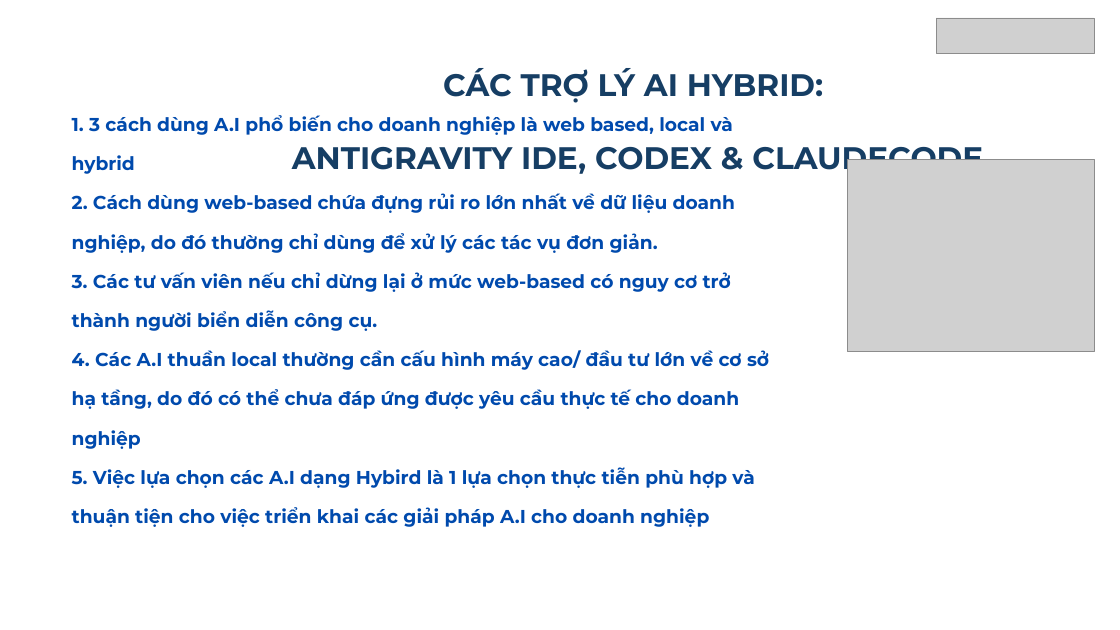
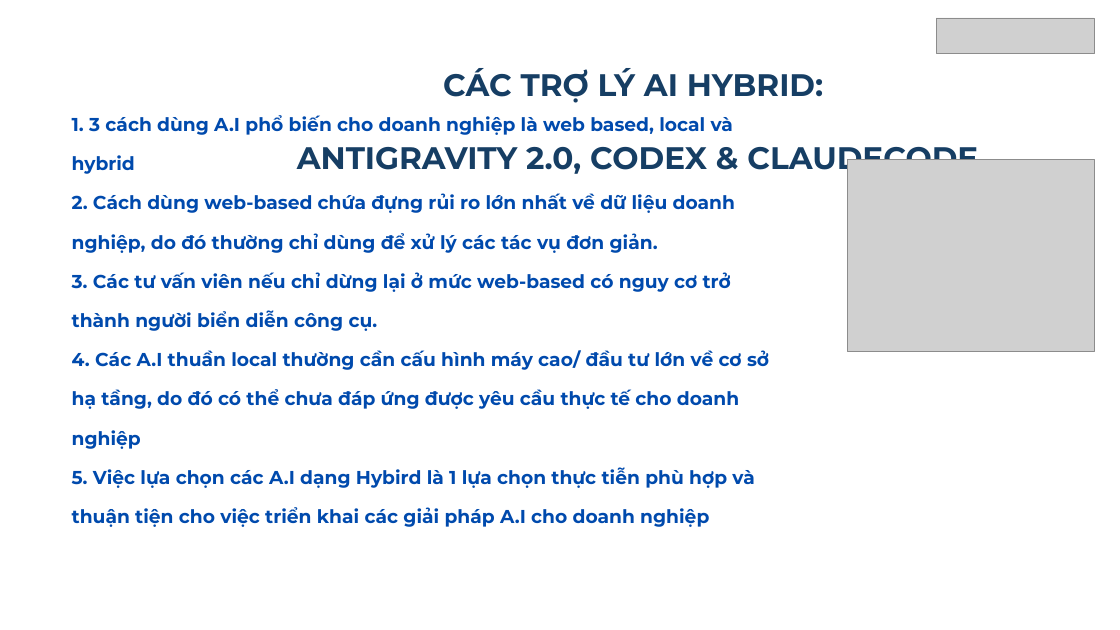
Before and after one commit to alobase-org/hocvien_k1_aiautomation, a slide deck: slide 14 of 02-advanced-automation/K1-B2-AIAT.pptx. Drawn at 1120x630 pixels with LibreOffice and Linux fonts; fonts in the diff are those of the drawing; grey boxes stand for pictures. Boxes give left, top, right and bottom in pixels: in the first picture for what was removed or moved away, otherwise in the second. Text is boxed around its words. In the diff, an @@ line names an element or a change of style, - is before the commit and + after.

```diff
--- a/02-advanced-automation/K1-B2-AIAT.pptx
+++ b/02-advanced-automation/K1-B2-AIAT.pptx
@@ text at (x1=72, y1=68, x2=978, y2=177): text changed @@
-CÁC TRỢ LÝ AI HYBRID:
-ANTIGRAVITY IDE, CODEX & CLAUDECODE
+CÁC TRỢ LÝ AI HYBRID:
+ANTIGRAVITY 2.0, CODEX & CLAUDECODE
```
Also in this commit, not shown: 4 other slides changed, 3 slides removed, 13 other files.
